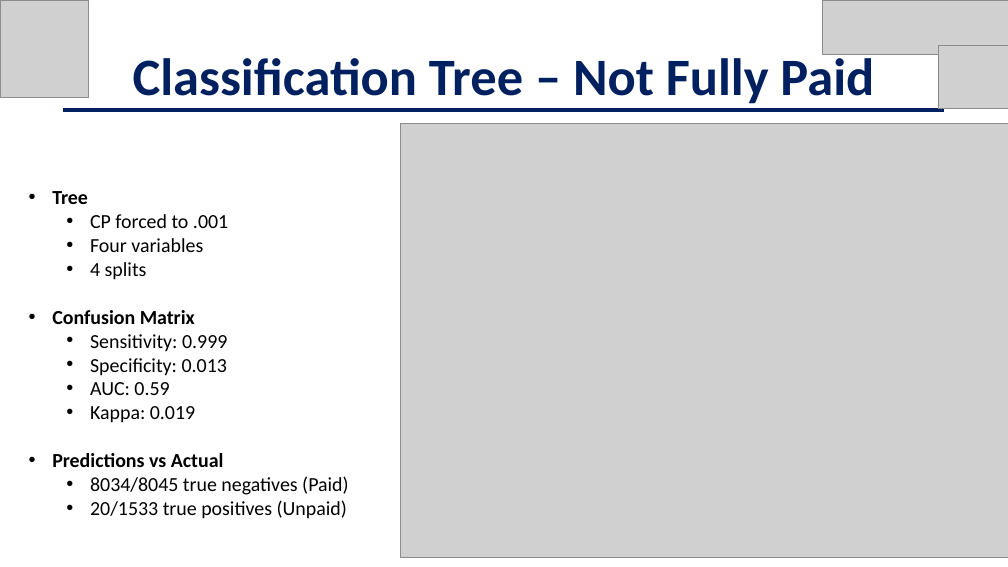
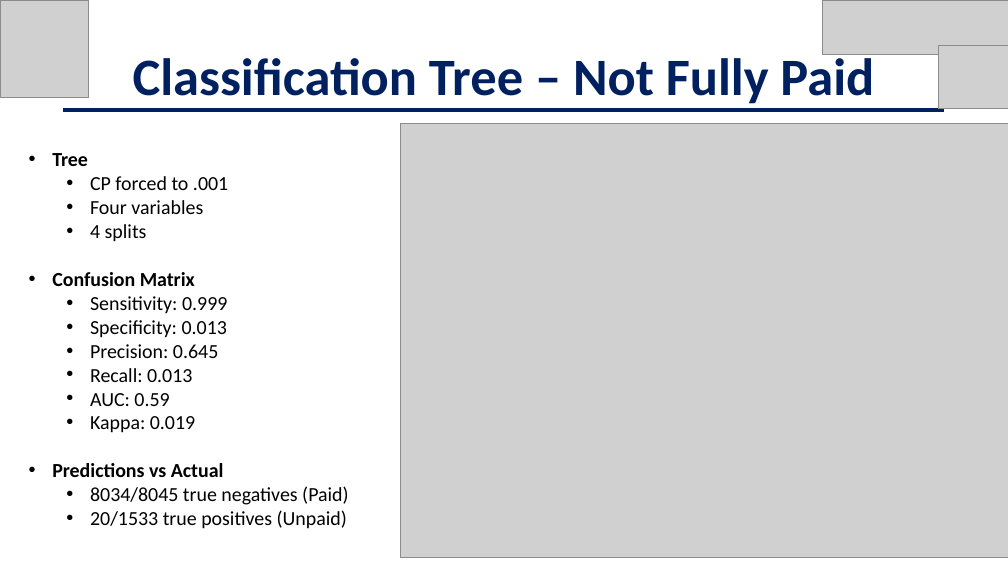
Before and after one commit to jschild01/JMB_DATS_6101, a slide deck: slide 24 of Project2/EDA_LendingClub_Slides - Project 2.pptx. Drawn at 1008x567 pixels with LibreOffice and Linux fonts; fonts in the diff are those of the drawing; grey boxes stand for pictures. Boxes give left, top, right and bottom in pixels: in the first picture for what was removed or moved away, otherwise in the second. Text is boxed around its words. In the diff, an @@ line names an element or a change of style, - is before the commit and + after.

```diff
--- a/Project2/EDA_LendingClub_Slides - Project 2.pptx
+++ b/Project2/EDA_LendingClub_Slides - Project 2.pptx
@@ text "Tree": place and size @@
-text "Tree" at (52, 191, 349, 519)
+text "Tree" at (52, 153, 349, 529)
@@ text at (90, 344, 218, 382): paragraphs added @@
+  • Precision: 0.645
+  • Recall: 0.013
```
Also in this commit, not shown: 1 other slide changed.
